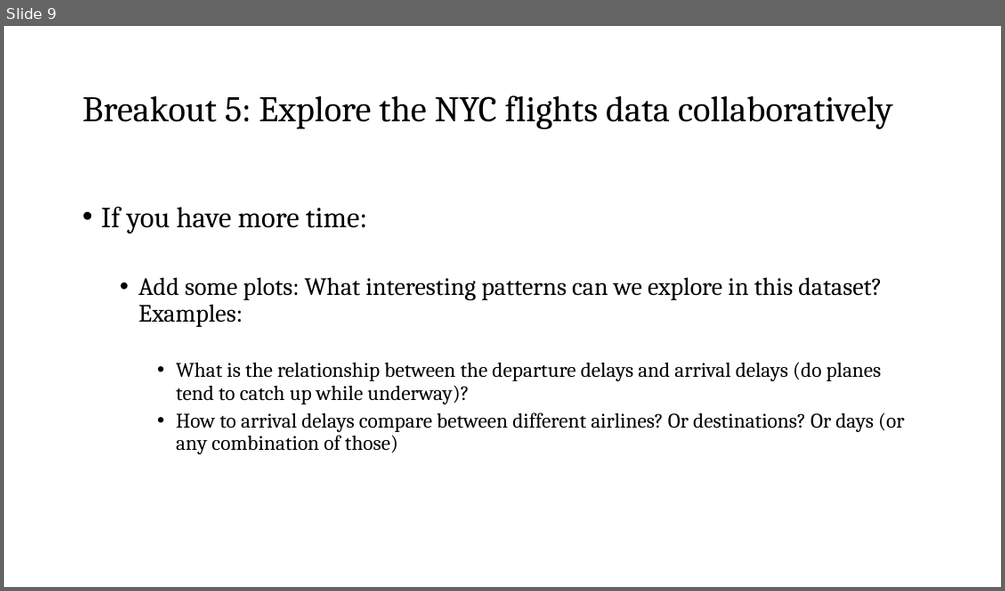
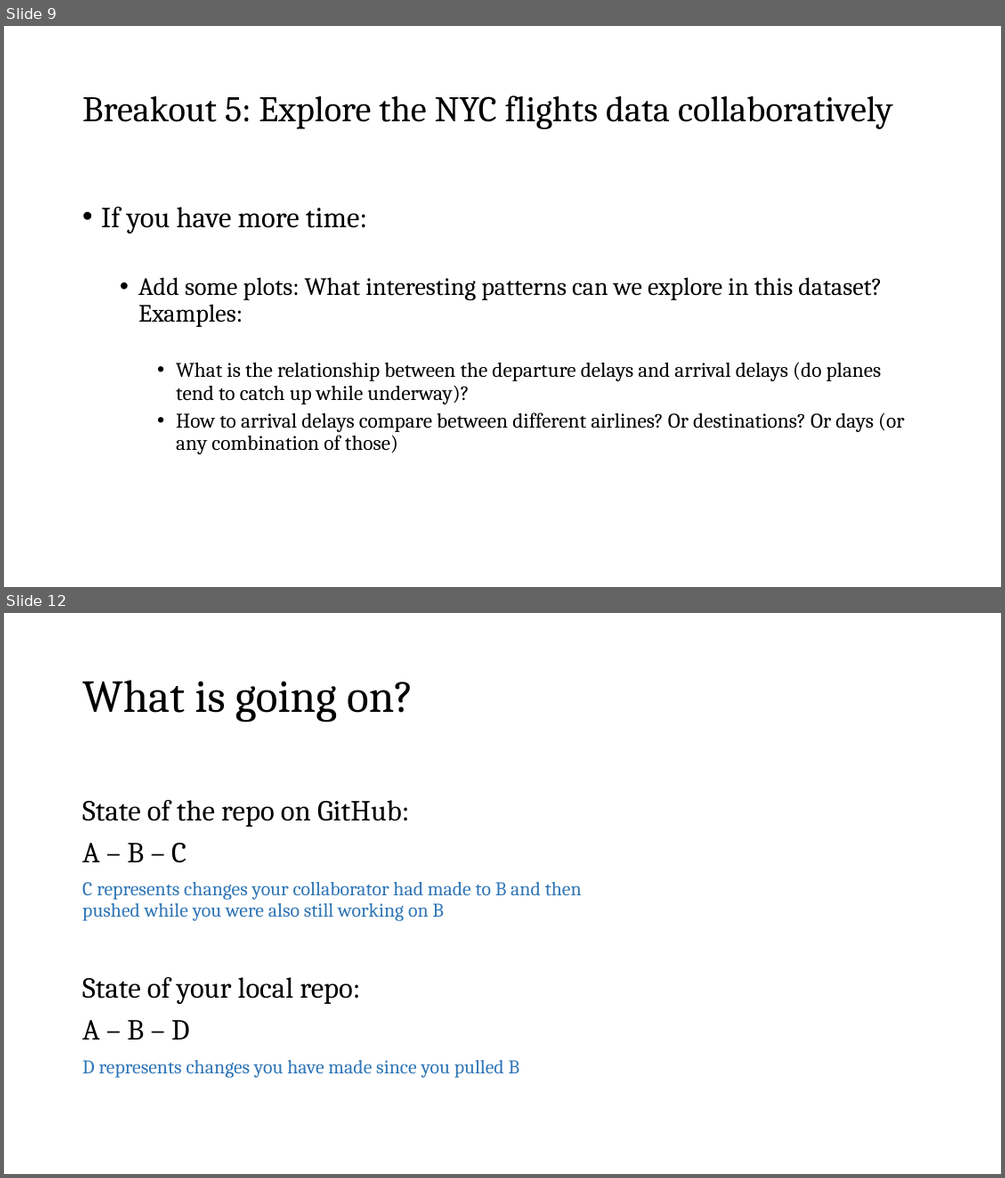
Before and after one commit to nt246/NTRES6940-data-science, a slide deck: slides/Slides_class10.pptx. Shown one above the other, each under a label of ours: slide 9 before the commit, slides 9 and 12 after it; the slides between them are not shown. The pictures are 1005x591 and 1005x1178 pixels, drawn with LibreOffice and Linux fonts; fonts in the diff are those of the drawing. Boxes give left, top, right and bottom in pixels: in the first picture for what was removed or moved away, otherwise in the second. Text is boxed around its words. In the diff, an @@ line names an element or a change of style, - is before the commit and + after.

```diff
--- a/slides/Slides_class10.pptx
+++ b/slides/Slides_class10.pptx
@@ slide 12 added at bbox=[4, 613, 1001, 1174], background #FFFFFF @@
@@ title added at bbox=[82, 680, 413, 722], 33 pt, text #000000 @@
+What is going on?
@@ text added at bbox=[82, 800, 582, 1078], 14 pt, text #2E75B6 @@
+State of the repo on GitHub:
+A – B – C
+C represents changes your collaborator had made to B and then pushed while you were also still working on B
+State of your local repo:
+A – B – D
+D represents changes you have made since you pulled B
```
Also in this commit, not shown: 10 other slides added, 2 other files.
